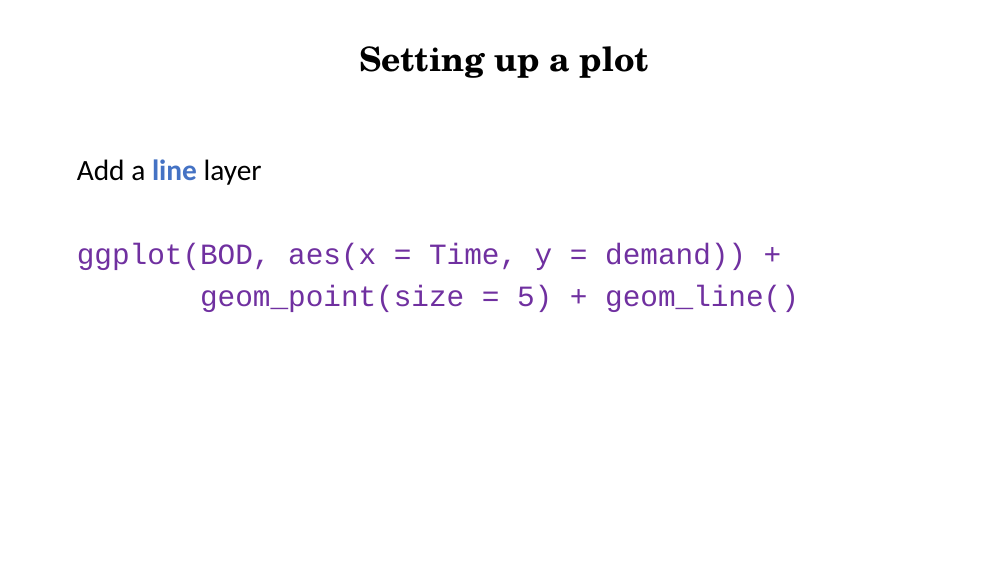
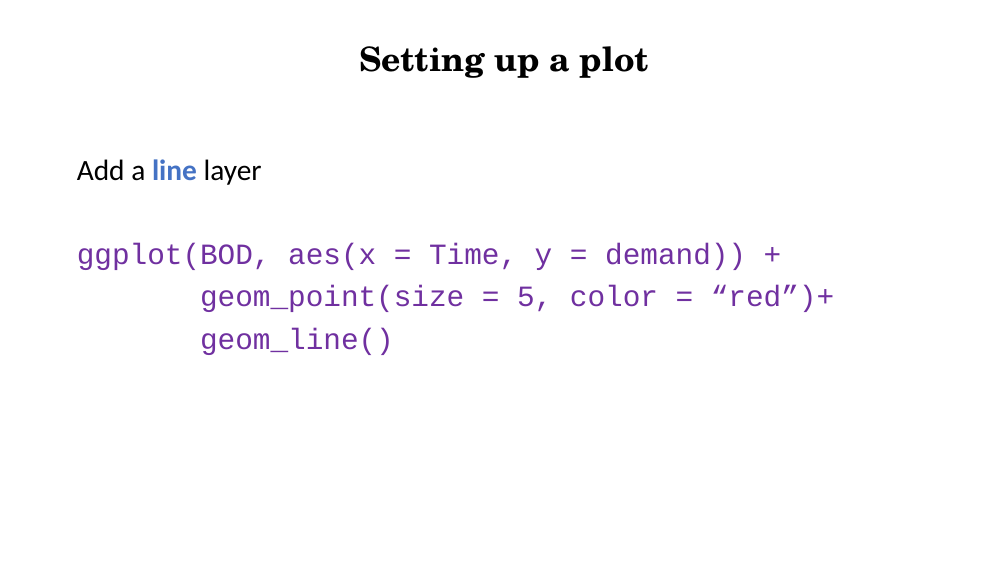
Before and after one commit to Ahmedbargheet/R-for-beginners_UiT, a slide deck: slide 26 of R_workshop_4.ppt (slide 21 before the commit). Drawn at 1008x567 pixels with LibreOffice and Linux fonts; fonts in the diff are those of the drawing. Boxes give left, top, right and bottom in pixels: in the first picture for what was removed or moved away, otherwise in the second. Text is boxed around its words. In the diff, an @@ line names an element or a change of style, - is before the commit and + after.

```diff
--- a/R_workshop_4.ppt
+++ b/R_workshop_4.ppt
@@ text at [200,285,834,355]: text changed @@
-geom_point(size = 5) + geom_line()
+geom_point(size = 5, color = “red”)+
+geom_line()
```
Also in this commit, not shown: 4 other slides changed, 13 slides added, 59 slides removed.
